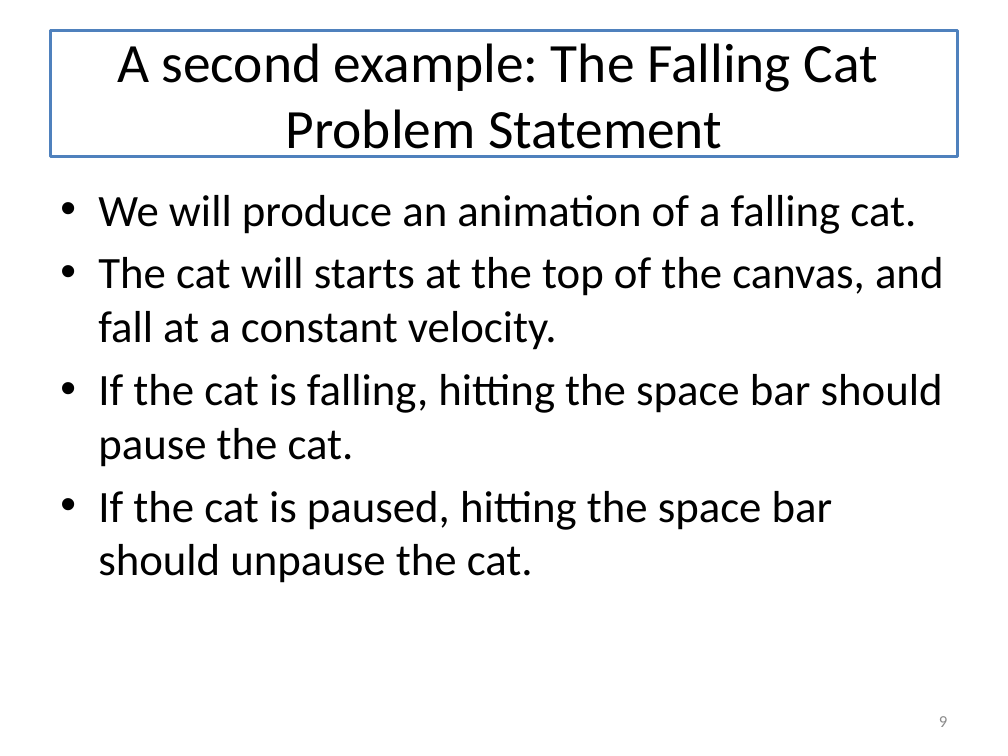
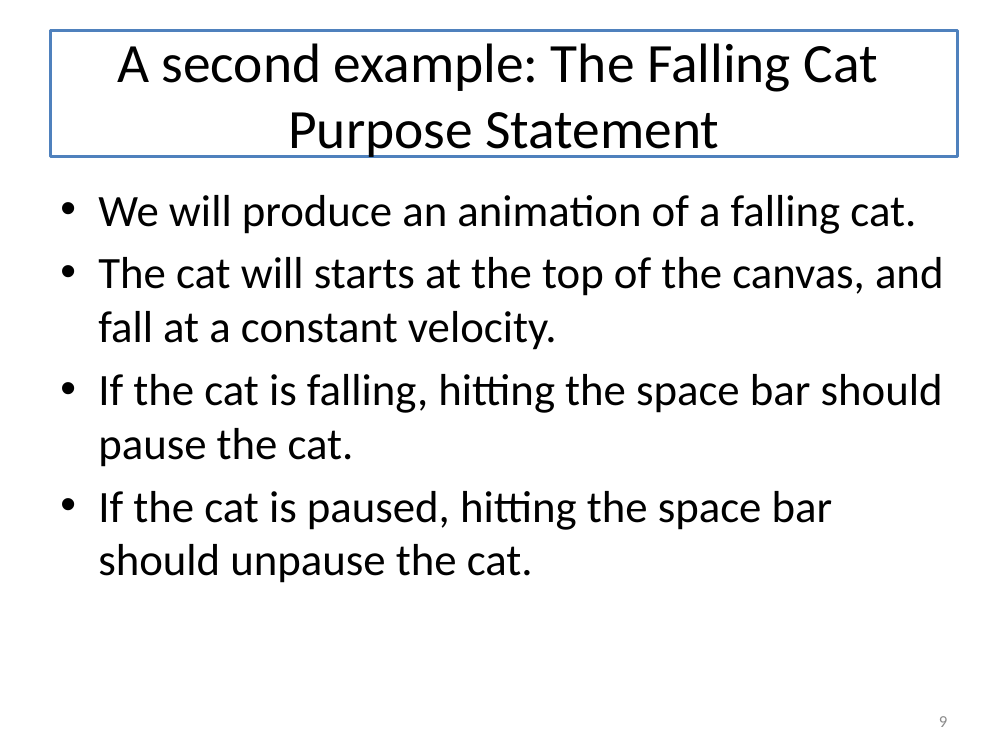
Before and after one commit to mwand/cs5010f16, a slide deck: slide 9 of Slides/Lesson 3.1 Introduction to Universe Programs.pptx. Drawn at 1008x756 pixels with LibreOffice and Linux fonts; fonts in the diff are those of the drawing. Boxes give left, top, right and bottom in pixels: in the first picture for what was removed or moved away, otherwise in the second. Text is boxed around its words. In the diff, an @@ line names an element or a change of style, - is before the commit and + after.

```diff
--- a/Slides/Lesson 3.1 Introduction to Universe Programs.pptx
+++ b/Slides/Lesson 3.1 Introduction to Universe Programs.pptx
@@ title at box(117, 43, 877, 158): text changed @@
-A second example: The Falling Cat
-Problem Statement
+A second example: The Falling Cat
+Purpose Statement
```
Also in this commit, not shown: 3 other slides changed, 7 other files.
